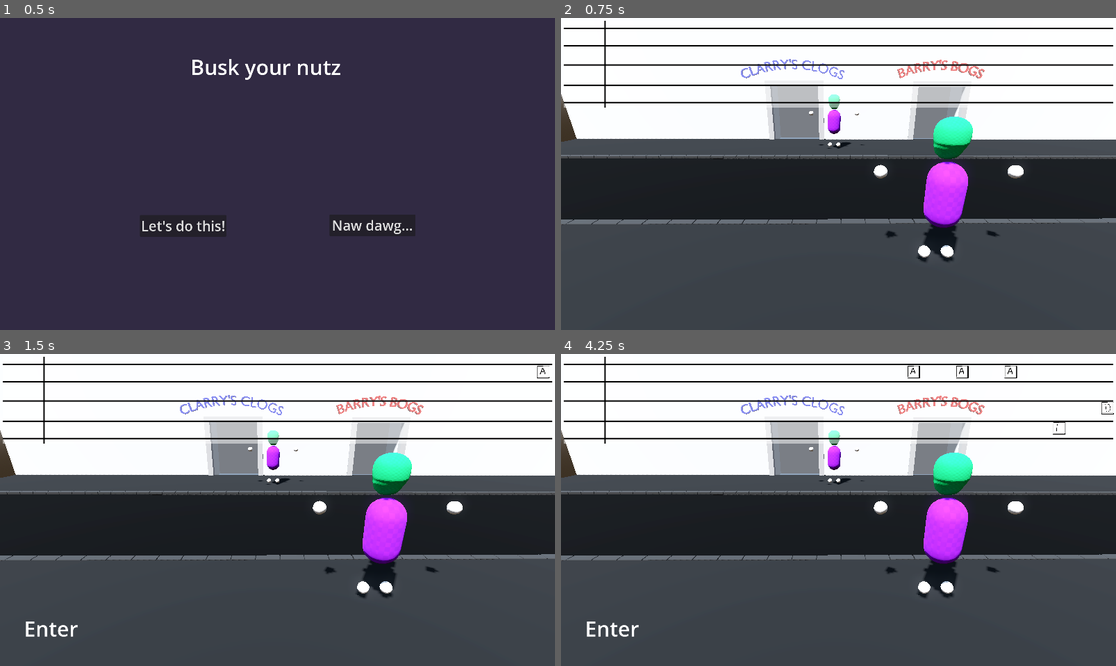
Above: before the commit, frames 1-4 (two rows, left to right).
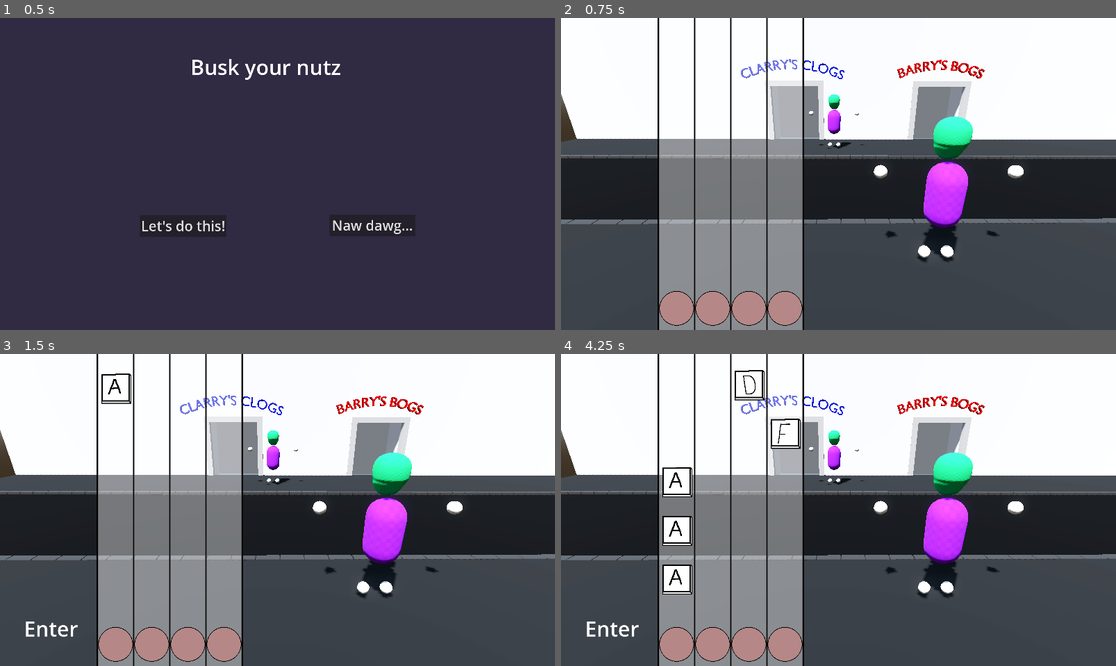
Above: after the commit, the same moments.

Repository: Monkeytonk115/ggj24-walking-sim
Game: Godot game, scene res://main.tscn
Same seed, same stepped clock (60 frames per second), same inputs: the game is played once before the commit and once after it.
Inputs:
- Up to frame 1 (0.5 s): no input
- Up to frame 2 (0.75 s): click "Let's do this!" at 0.5 s
- Up to frame 3 (1.5 s): tap Enter at 1.25 s
- Up to frame 4 (4.25 s): no input

Frame 1 is identical in both runs. In frame 2, 21% of the frame differs, in the area x 0-100%, y 0-100%; in frame 3, 21%; in frame 4, 22%.

Commit message:
change track to vertical

Diff:
--- a/interface/button_indicator.tscn
+++ b/interface/button_indicator.tscn
@@ -3,7 +3,7 @@
 [ext_resource type="Texture2D" uid="uid://cub3jqppe6nx2" path="res://textures/button_a.png" id="1_n3faq"]
 
 [node name="ButtonIndicator" type="TextureRect"]
-offset_right = 50.0
-offset_bottom = 50.0
+offset_right = 120.0
+offset_bottom = 120.0
 texture = ExtResource("1_n3faq")
 expand_mode = 1
--- a/interface/notes_slider.gd
+++ b/interface/notes_slider.gd
@@ -17,31 +17,33 @@
 func _process(delta):
 	# Move the buttons left
 	for b in $ButtonHolder.get_children():
-		b.position.x = b.position.x - (delta * 240)
-		if b.position.x < 0:
+		b.position.y = b.position.y + (delta * 240)
+		if b.position.y > 1080:
 			b.queue_free()
 
 
 func add_new_button(pos : int) -> void:
 	var new_button = ButtonIndicator.instantiate()
-	new_button.position.x = 1900
+	new_button.position.y = 0
 	if pos == 1:
-		new_button.position.y = 25
+		new_button.position.x = 5
 		new_button.texture = button_1
 	if pos == 2:
-		new_button.position.y = 85
+		new_button.position.x = 130
 		new_button.texture = button_2
 	if pos == 3:
-		new_button.position.y = 150
+		new_button.position.x = 255
 		new_button.texture = button_3
 	if pos == 4:
-		new_button.position.y = 220
+		new_button.position.x = 380
 		new_button.texture = button_4
 	$ButtonHolder.add_child(new_button)
 
 
 # 140 90
+# 1005
 func input_key(key : String) -> void:
 	for b in $ButtonHolder.get_children():
-		if 90 < b.position.x and b.position.x < 140:
+		if b.position.y > 1005 - 120:
+			print(b.position.y - 1005 + 60)
 			b.queue_free()
--- a/interface/notes_slider.tscn
+++ b/interface/notes_slider.tscn
@@ -1,21 +1,19 @@
 [gd_scene load_steps=7 format=3 uid="uid://doycwkgn55wm6"]
 
 [ext_resource type="Script" path="res://interface/notes_slider.gd" id="1_p4quk"]
-[ext_resource type="Texture2D" uid="uid://wg8nkmhkiis3" path="res://textures/4stave.png" id="2_di3sk"]
 [ext_resource type="Texture2D" uid="uid://cub3jqppe6nx2" path="res://textures/button_a.png" id="2_k1bxg"]
 [ext_resource type="Texture2D" uid="uid://6r0pgaq4j1y1" path="res://textures/button_s.png" id="3_aoqlw"]
 [ext_resource type="Texture2D" uid="uid://bl3yc7we6wtgi" path="res://textures/button_d.png" id="4_5k1vv"]
 [ext_resource type="Texture2D" uid="uid://b4jy6loiwy2o8" path="res://textures/button_f.png" id="5_j5hsp"]
+[ext_resource type="Texture2D" uid="uid://cwg223o3ly2if" path="res://textures/tracks.png" id="6_lcmg7"]
 
 [node name="NotesSlider" type="Control"]
 layout_mode = 3
 anchors_preset = 15
 anchor_right = 1.0
 anchor_bottom = 1.0
-offset_left = 10.0
-offset_top = 10.0
-offset_right = -10.0
-offset_bottom = -770.0
+offset_right = -1920.0
+offset_bottom = -1080.0
 grow_horizontal = 2
 grow_vertical = 2
 mouse_filter = 2
@@ -30,14 +28,12 @@
 anchors_preset = 15
 anchor_right = 1.0
 anchor_bottom = 1.0
+offset_right = 505.0
+offset_bottom = 1080.0
 grow_horizontal = 2
 grow_vertical = 2
-texture = ExtResource("2_di3sk")
+texture = ExtResource("6_lcmg7")
 
 [node name="ButtonHolder" type="Control" parent="."]
 layout_mode = 1
-anchors_preset = 15
-anchor_right = 1.0
-anchor_bottom = 1.0
-grow_horizontal = 2
-grow_vertical = 2
+anchors_preset = 0
--- a/main.tscn
+++ b/main.tscn
@@ -27,6 +27,8 @@
 
 [node name="NotesSlider" parent="." instance=ExtResource("7_pdvva")]
 visible = false
+offset_left = 335.0
+offset_right = -1585.0
 
 [node name="Timer" type="Timer" parent="."]
 wait_time = 0.7
Binary file added: textures/blue_circle.png
Not shown, added: textures/blue_circle.png.import
Binary file added: textures/tracks.png
Not shown, added: textures/tracks.png.import
